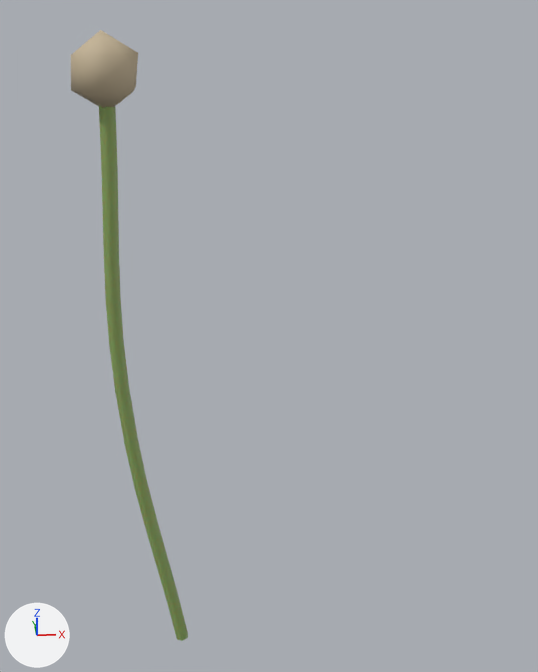
The Blender file blender/puffballSimple.blend: old version first, new version second.
One viewpoint serves both versions: a camera (50 mm lens) standing at (0.39, -3.08, 2.32) and looking at (0.65, 0.11, 0.79). Arrows for +X, +Y and +Z are at lower left; the lights stay in place. The first picture is the older version.

Names of what the first picture shows: 'Puffball', 'Stem'.
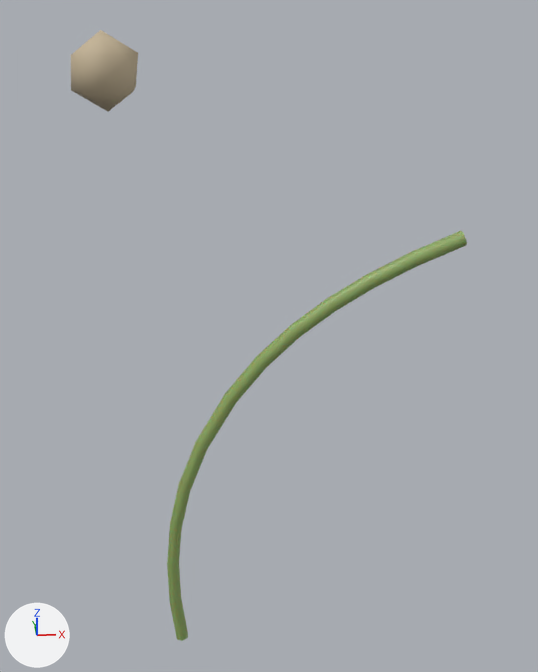
The newer file adds a shape key; the second version is drawn at full value of the shape key 'Buigen' of 'Stem', and the change is written as the vertex moves it makes.

Edits to the bpy script that builds the scene:
```text
Add me_stem:
    me_stem.from_pydata(...)  # 78 vertices, 72 faces; spans x 0.1..1.51, y -0.04..0.04, z -1.0..1.32
    me_stem.polygons.foreach_set('use_smooth', [True] * 72)
    me_stem.materials.append(mat_stem_green)  # green #90aa61
Change ob_stem:
    ob_stem: bpy.data.objects.new('Stem', cu_stem) -> bpy.data.objects.new('Stem', me_stem)
```

Pixel boxes [x1, y1, x2, y2] of what changed, in the pictures (538 x 672 px):
'Stem', reshaped (234% wider, 23% shorter): before [99, 106, 188, 641]; after [167, 231, 467, 641]
